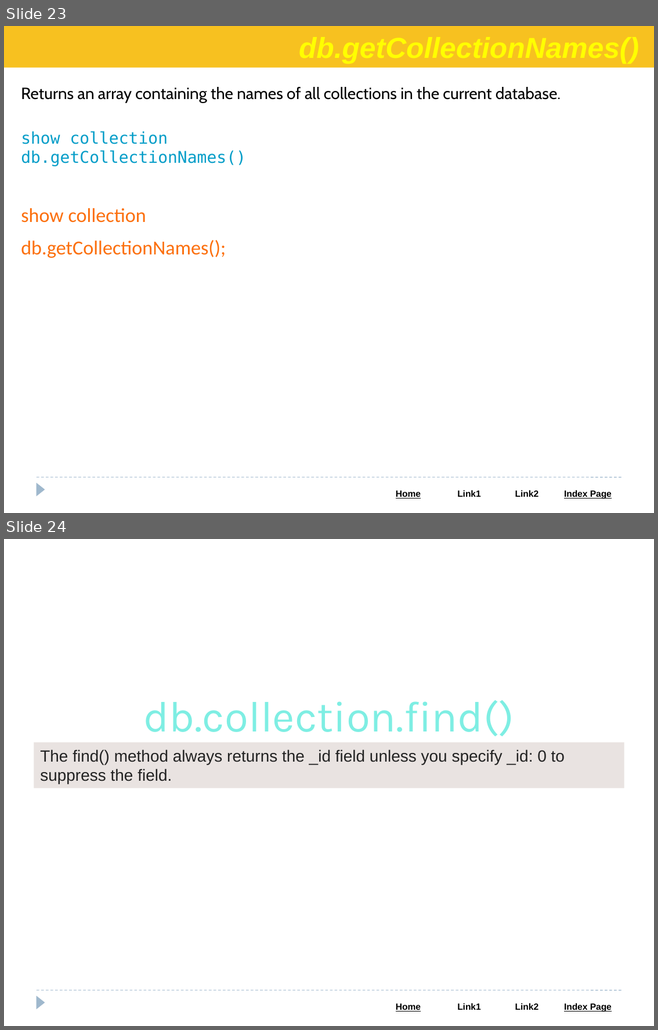
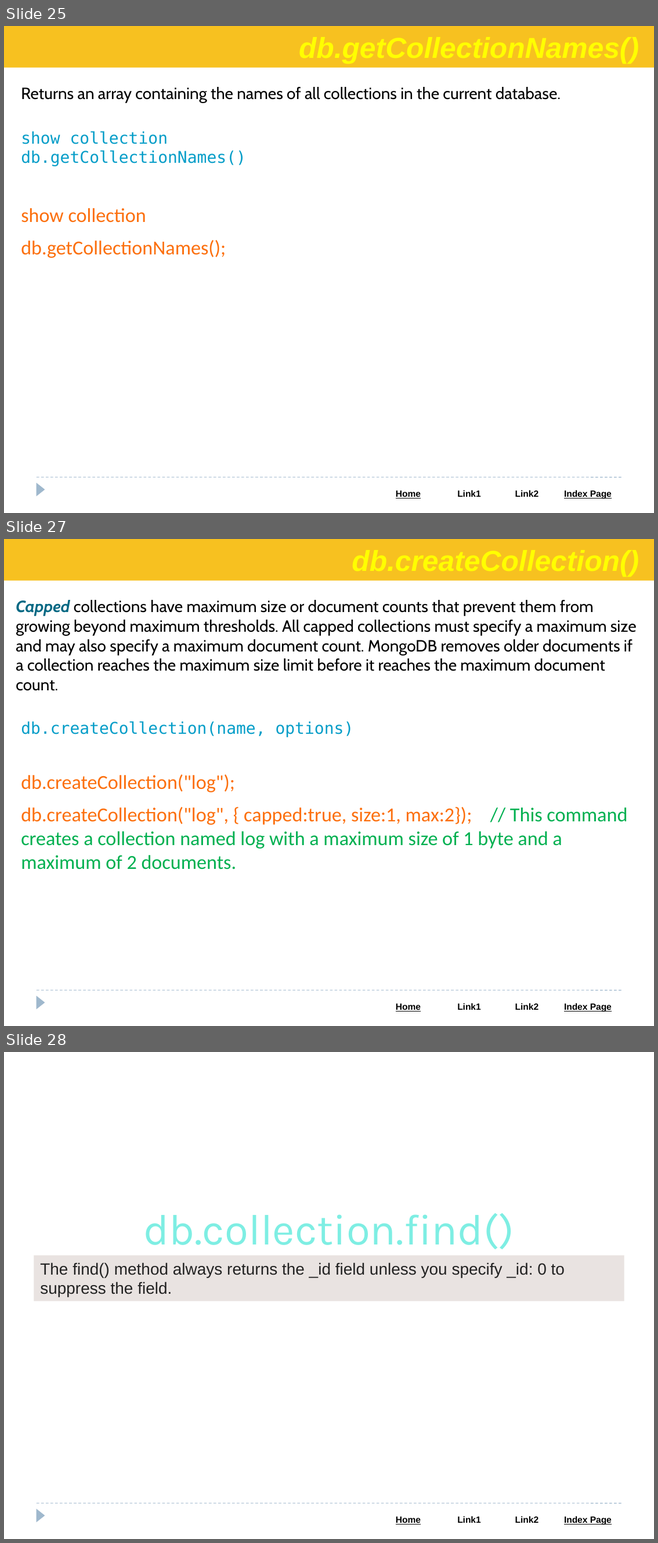
Before and after one commit to Saleel-Bagde/PPT-s, a slide deck: MongoDB PPT.pptx. Shown one above the other, each under a label of ours: slides 23 and 24 before the commit, slides 25, 27 and 28 after it; the slides between them are not shown. The pictures are 658x1030 and 658x1543 pixels, drawn with LibreOffice and Linux fonts; fonts in the diff are those of the drawing. Boxes give left, top, right and bottom in pixels: in the first picture for what was removed or moved away, otherwise in the second. Text is boxed around its words. In the diff, an @@ line names an element or a change of style, - is before the commit and + after.

```diff
--- a/MongoDB PPT.pptx
+++ b/MongoDB PPT.pptx
@@ slide 27 added at (4,539,654,1026), background #FFFFFF; not listed: 3 template elements that a slide beside it also shows @@
@@ rectangle added at (4,539,654,581), fill #F7C120 @@
@@ text added at (16,600,636,691), 18 pt, text #000000 @@
+Capped collections have maximum size or document counts that prevent them from growing beyond maximum thresholds. All capped collections must specify a maximum size and may also specify a maximum document count. MongoDB removes older documents if a collection reaches the maximum size limit before it reaches the maximum document count.
@@ text added at (21,721,354,737), 18 pt, text #049DC8 @@
+db.createCollection(name, options)
@@ text added at (21,774,627,870), 22 pt, text #00B050 @@
+db.createCollection("log");
+db.createCollection("log", { capped:true, size:1, max:2}); // This command creates a collection named log with a maximum size of 1 byte and a maximum of 2 documents.
@@ what was slide 23 is now slide 25 @@
@@ what was slide 24 is now slide 28 @@
```
Also in this commit, not shown: 6 slides changed, 5 other slides added.
